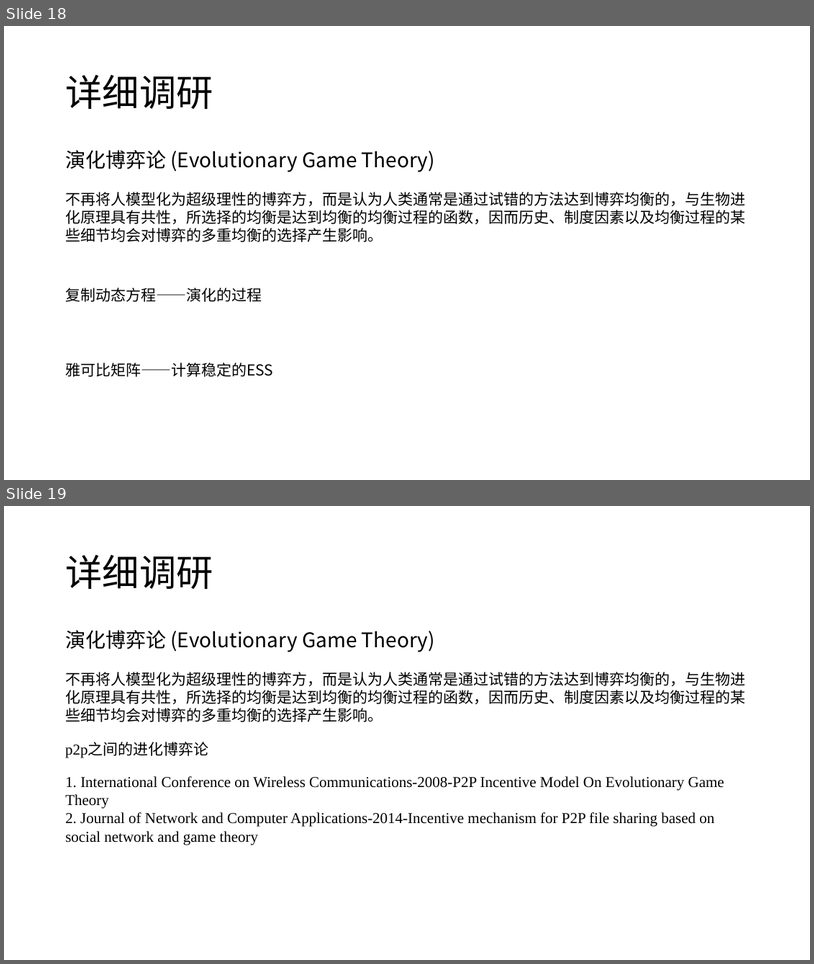
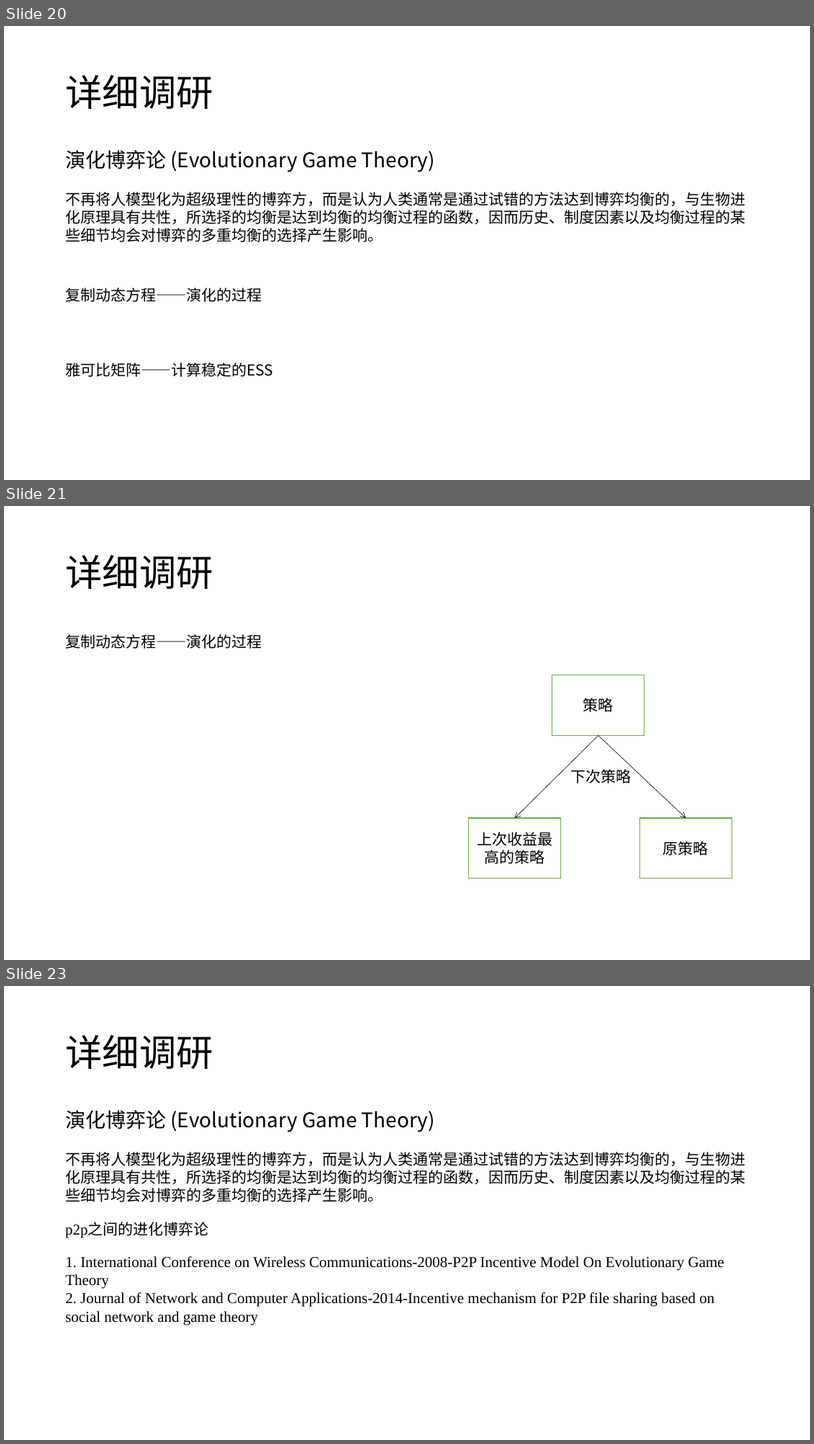
Before and after one commit to CHDYPY/paper, a slide deck: 报告/2021年9月4日/杨攀原.pptx. Shown one above the other, each under a label of ours: slides 18 and 19 before the commit, slides 20, 21 and 23 after it; the slides between them are not shown. The pictures are 814x964 and 814x1444 pixels, drawn with LibreOffice and Linux fonts; fonts in the diff are those of the drawing. Boxes give left, top, right and bottom in pixels: in the first picture for what was removed or moved away, otherwise in the second. Text is boxed around its words. In the diff, an @@ line names an element or a change of style, - is before the commit and + after.

```diff
--- a/报告/2021年9月4日/杨攀原.pptx
+++ b/报告/2021年9月4日/杨攀原.pptx
@@ slide 21 added at <box>4,506,810,960</box>, background #FFFFFF @@
@@ title added at <box>65,555,213,589</box>, 44 pt, text #000000 @@
+详细调研
@@ text added at <box>65,634,262,649</box>, 18 pt, text #000000 @@
+复制动态方程——演化的过程
@@ rectangle added at <box>553,674,646,735</box>, fill #FFFFFF, outline #70AD47 1 pt, 18 pt, text #000000 @@
+策略
@@ arrow added from (599, 735) to (515, 818), #000000 0.5 pt @@
@@ arrow added from (599, 735) to (687, 818), #000000 0.5 pt @@
@@ text added at <box>571,769,632,783</box>, 18 pt, text #000000 @@
+下次策略
@@ rectangle added at <box>469,818,562,878</box>, fill #FFFFFF, outline #70AD47 1 pt, 18 pt, text #000000 @@
+上次收益最高的策略
@@ rectangle added at <box>640,818,733,878</box>, fill #FFFFFF, outline #70AD47 1 pt, 18 pt, text #000000 @@
+原策略
@@ what was slide 18 is now slide 20 @@
@@ what was slide 19 is now slide 23 @@
```
Also in this commit, not shown: 3 other slides added, 9 other files.
